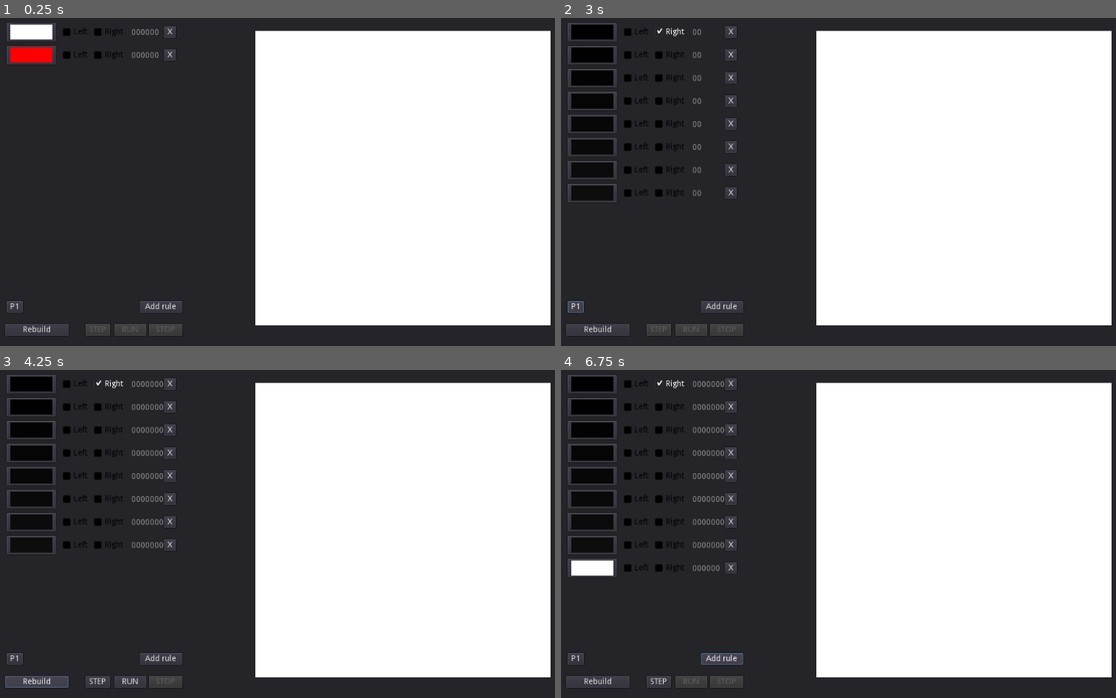
Above: before the commit, frames 1-4 (two rows, left to right).
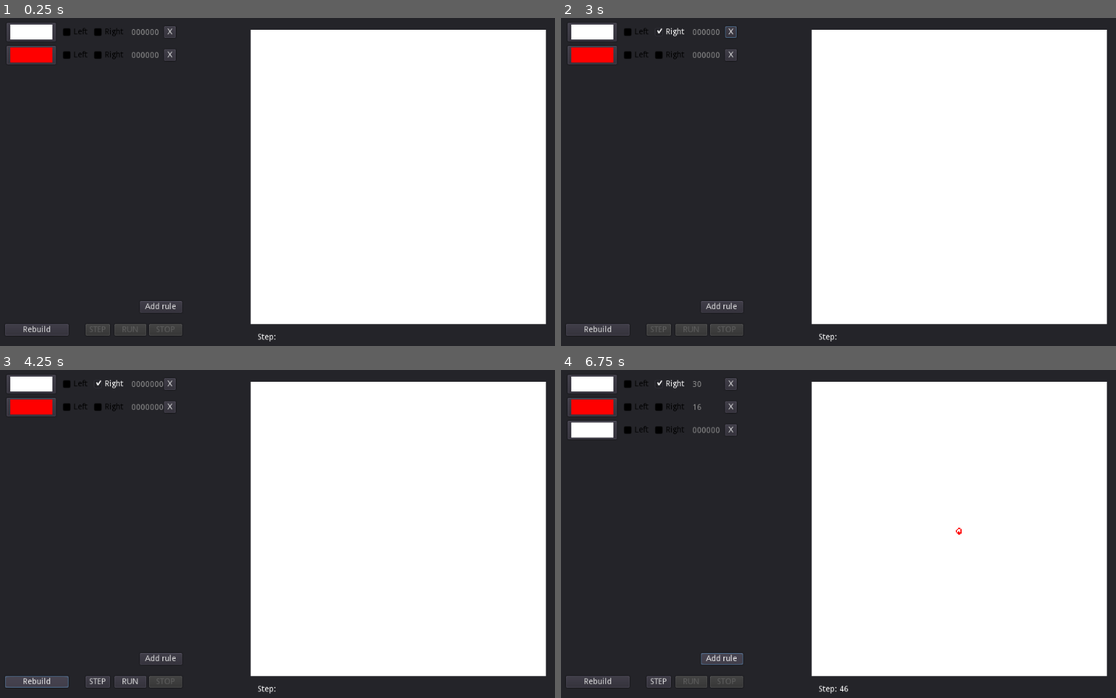
Above: after the commit, the same moments.

Repository: AndyGFX/AGFX_GD3_AntMovement_SIM
Game: Godot game, scene res://MAIN.tscn
The game is run twice, just before and just after one commit, with the same random seed, the same clock (stepped at 60 frames per second) and the same inputs.
Inputs (mouse positions are in pixels of both pictures, inside the frame that each line leads up to):
- Up to frame 1 (0.25 s): no input
- Up to frame 2 (3 s): click "Left" at 0.5 s; click "Right" at 1.25 s; click "X" at 2 s; click (577, 306) at 2.75 s, where only the run before the commit has a clickable "P1"
- Up to frame 3 (4.25 s): click "Rebuild" at 3.5 s
- Up to frame 4 (6.75 s): click "STEP" at 4.25 s; click "RUN" at 5 s; click "STOP" at 5.75 s; click "Add rule" at 6.5 s

The runs differ from the first frame. In frame 1, 2.2% of the frame differs, in the area x 1-100%, y 3-99%; in frame 2, 6.5%; in frame 3, 6.6%; in frame 4, 7.2%, in the area x 1-100%, y 2-99%.
Error before the commit: Invalid get index 'Call' (on base: 'Nil'). (res://MAIN.gd:162)

Commit message:
Update code

Diff:
--- a/MAIN.gd
+++ b/MAIN.gd
@@ -10,6 +10,7 @@
 var render:bool = false;
 var sim_step:int = 0
 var itex = ImageTexture.new()
+var lbl_step:Label
 
 enum eDirection { TO_LEFT = -1, STOP = 0,TO_RIGHT=1 }
 func _ready():
@@ -28,7 +29,7 @@
 	$"Panel-control/Button-STOP".disabled = true
 	$"Panel-control/Button-STEP".disabled = true
 
-
+	self.lbl_step = get_node("Panel/Label-STEP")
 	self.ResetSim()
 	self.UpdateTexture()
 
@@ -152,30 +153,32 @@
 
 #		var idx = self.sim_step % self.rules_loop.size()
 		self.sim_step += 1
-
+		self.lbl_step.text = "Step: "+String(self.sim_step)
 		# get direction for current color
 		var current_ant_pos = self.ant_pos
 		self.paint.lock()
 		var pixel_color = self.paint.get_pixel(current_ant_pos.x,current_ant_pos.y)
 		self.paint.unlock()
 		var rule = self.GetRuleID(pixel_color)
-		rule["Call"] +=1
-		get_node("Panel-control/ScrollContainer/ItemList/"+rule["Name"]+"/LabelUse").text = String(rule["Call"])
-
-		match rule["Direction"]:
-			eDirection.TO_LEFT: self.TurnLeft()
-			eDirection.TO_RIGHT: self.TurnRight()
-
-		self.ant_pos = self.ant_pos + self.move_vector
-
-		# get new color to change current pixel position
-		var idx = (rule["ID"]+1) % self.rules_loop.size()
-		var new_color = self.rules_loop[idx]["Color"]
-
-		# set new color on current ant position
-		self.paint.lock()
-		self.paint.set_pixel(current_ant_pos.x,current_ant_pos.y,new_color)
-		self.paint.unlock()
+
+		if (rule!=null):
+			rule["Call"] +=1
+			get_node("Panel-control/ScrollContainer/ItemList/"+rule["Name"]+"/LabelUse").text = String(rule["Call"])
+
+			match rule["Direction"]:
+				eDirection.TO_LEFT: self.TurnLeft()
+				eDirection.TO_RIGHT: self.TurnRight()
+
+			self.ant_pos = self.ant_pos + self.move_vector
+
+			# get new color to change current pixel position
+			var idx = (rule["ID"]+1) % self.rules_loop.size()
+			var new_color = self.rules_loop[idx]["Color"]
+
+			# set new color on current ant position
+			self.paint.lock()
+			self.paint.set_pixel(current_ant_pos.x,current_ant_pos.y,new_color)
+			self.paint.unlock()
 
 	else:
 		self.render = false
@@ -189,7 +192,7 @@
 func _on_ButtonP1_pressed():
 	print("PPP")
 
-	for id in range(2,8):
+	for id in range(2,16):
 		var new_rule = item_tmp.instance()
 		var new_itemName = "RuleItem "+String(get_node("Panel-control/ScrollContainer/ItemList").get_child_count()-1)
 		new_rule.name = new_itemName
@@ -201,7 +204,13 @@
 		var item = get_node("Panel-control/ScrollContainer/ItemList/Item "+String(id))
 
 		item.get_node("LabelUse").text = "00"
-		var color = 0.0625/8.0*float(id)
+
+		if rand_range(-1,1)>0:
+			item.get_node("CheckBox-L").set_pressed(true)
+		else:
+			item.get_node("CheckBox-R").set_pressed(true)
+
+		var color = 0.0625*float(id)
 		item.get_node("ColorPickerButton").color = Color(color,color,color,1)
 
 	pass # Replace with function body.
--- a/MAIN.tscn
+++ b/MAIN.tscn
@@ -65,27 +65,25 @@
 margin_bottom = 564.0
 text = "STEP"
 
-[node name="Button-P1" type="Button" parent="Panel-control"]
-margin_left = 13.0
-margin_top = 504.0
-margin_right = 40.0
-margin_bottom = 524.0
-text = "P1"
-
 [node name="Panel" type="Panel" parent="."]
-editor/display_folded = true
 margin_left = 336.0
 margin_right = 1024.0
 margin_bottom = 600.0
 
 [node name="AntArena" type="Sprite" parent="Panel"]
-position = Vector2( 364, 290 )
+position = Vector2( 356, 288 )
 scale = Vector2( 2, 2 )
 texture = ExtResource( 3 )
+
+[node name="Label-STEP" type="Label" parent="Panel"]
+margin_left = 112.0
+margin_top = 560.0
+margin_right = 352.0
+margin_bottom = 574.0
+text = "Step:"
 
 [connection signal="pressed" from="Panel-control/Button-BUILD" to="." method="_on_ButtonBUILD_pressed"]
 [connection signal="pressed" from="Panel-control/Button-START" to="." method="_on_ButtonSTART_pressed"]
 [connection signal="pressed" from="Panel-control/Button-ADD" to="." method="_on_ButtonADD_pressed"]
 [connection signal="pressed" from="Panel-control/Button-STOP" to="." method="_on_ButtonSTOP_pressed"]
 [connection signal="pressed" from="Panel-control/Button-STEP" to="." method="_on_ButtonSTEP_pressed"]
-[connection signal="pressed" from="Panel-control/Button-P1" to="." method="_on_ButtonP1_pressed"]
